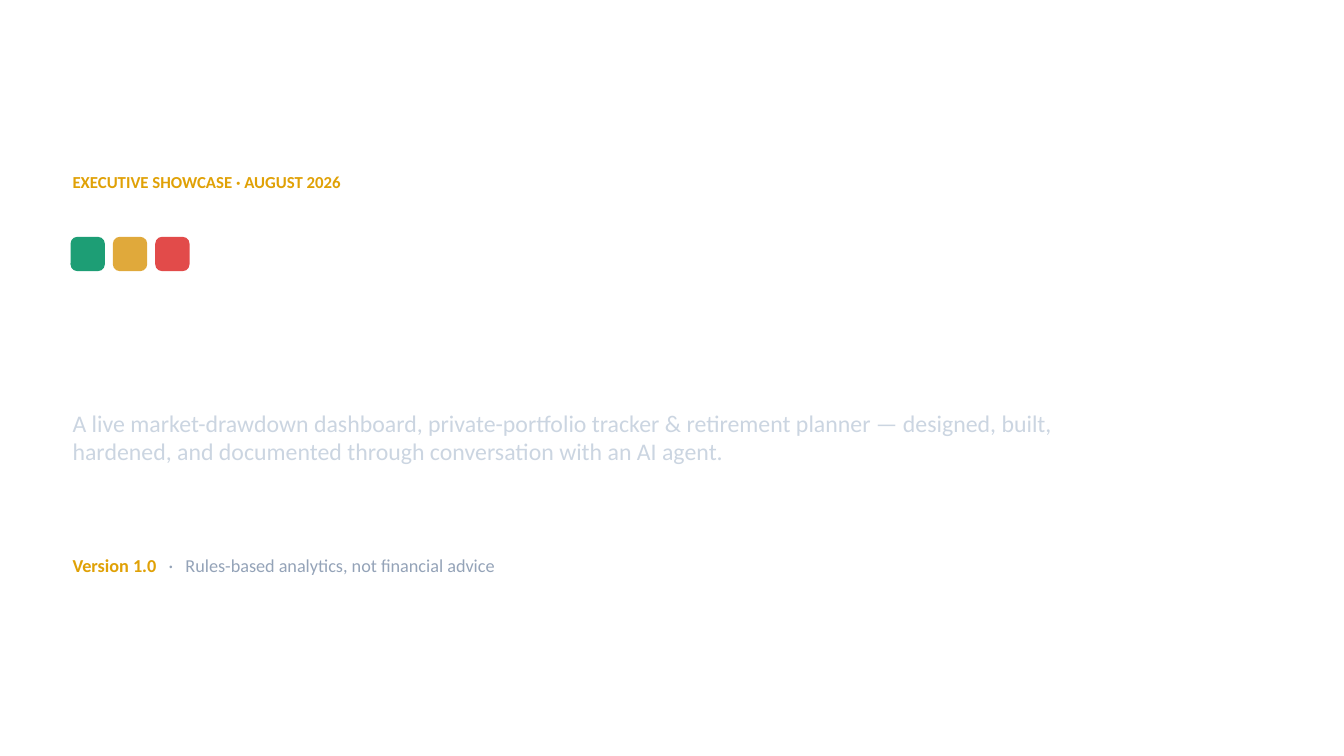
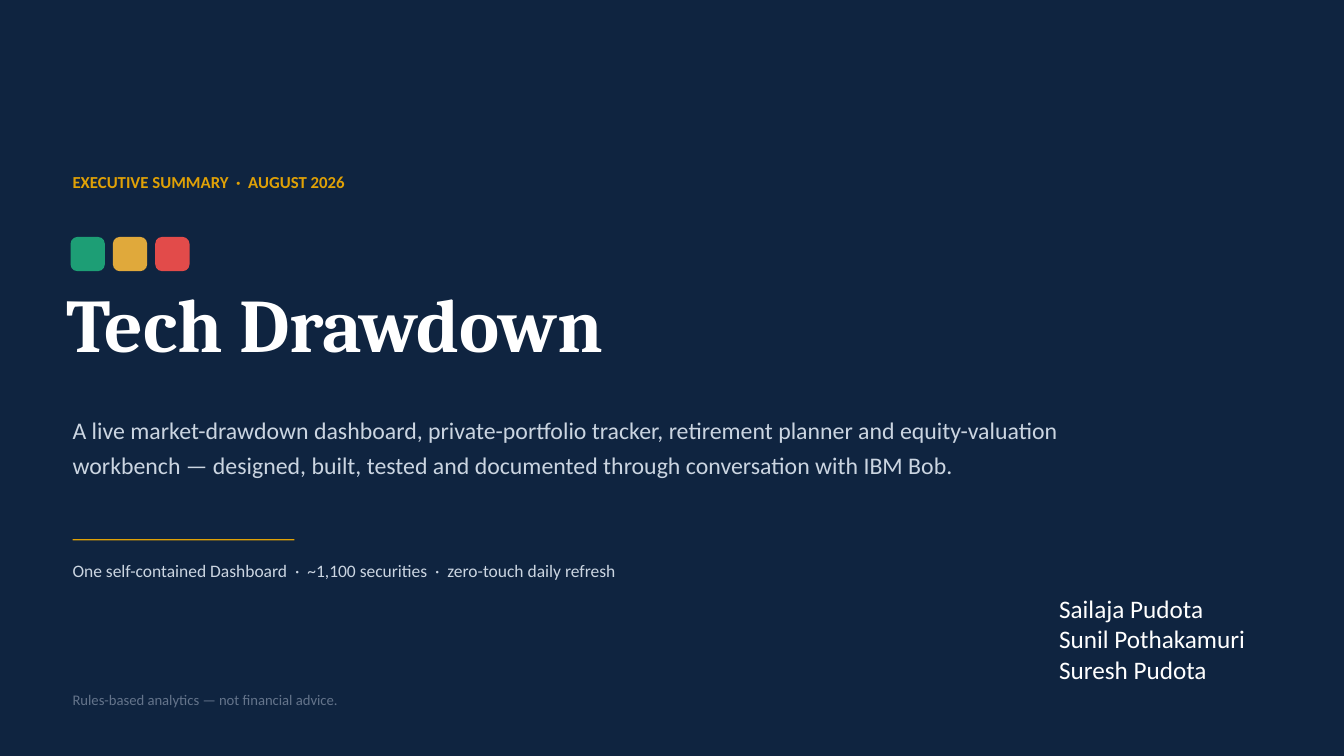
Before and after one commit to spothaka/tech_drawdown, a slide deck: slide 1 of docs/Tech_Drawdown_Executive_Showcase.pptx. Drawn at 1344x756 pixels with LibreOffice and Linux fonts; fonts in the diff are those of the drawing. Boxes give left, top, right and bottom in pixels: in the first picture for what was removed or moved away, otherwise in the second. Text is boxed around its words. In the diff, an @@ line names an element or a change of style, - is before the commit and + after.

Commit message:
Final Presentation

```diff
--- a/docs/Tech_Drawdown_Executive_Showcase.pptx
+++ b/docs/Tech_Drawdown_Executive_Showcase.pptx
@@ background #FFFFFF to #0F2440 @@
@@ text at (x1=73, y1=176, x2=345, y2=188): text changed @@
-EXECUTIVE SHOWCASE · AUGUST 2026
+EXECUTIVE SUMMARY · AUGUST 2026
@@ text added at (x1=66, y1=299, x2=603, y2=353), 54 pt, text #FFFFFF, bold @@
+Tech Drawdown
@@ text at (x1=73, y1=422, x2=1057, y2=478): text changed @@
-A live market-drawdown dashboard, private-portfolio tracker & retirement planner — designed, built, hardened, and documented through conversation with an AI agent.
+A live market-drawdown dashboard, private-portfolio tracker, retirement planner and equity-valuation workbench — designed, built, tested and documented through conversation with IBM Bob.
@@ rectangle added at (x1=73, y1=539, x2=294, y2=540), fill #E0A106 @@
@@ text added at (x1=73, y1=565, x2=615, y2=580), 12.5 pt, text #CBD5E1 @@
+One self-contained Dashboard · ~1,100 securities · zero-touch daily refresh
@@ text added at (x1=1059, y1=600, x2=1245, y2=679), 18 pt, text #FFFFFF @@
+Sailaja Pudota
+Sunil Pothakamuri
+Suresh Pudota
@@ text at (x1=73, y1=695, x2=338, y2=707): text changed; size 13 to 10.5 pt; text colour #94A3B8 to #64748B @@
-Version 1.0 · Rules-based analytics, not financial advice
+Rules-based analytics — not financial advice.
```
Also in this commit, not shown: 1 other file.
